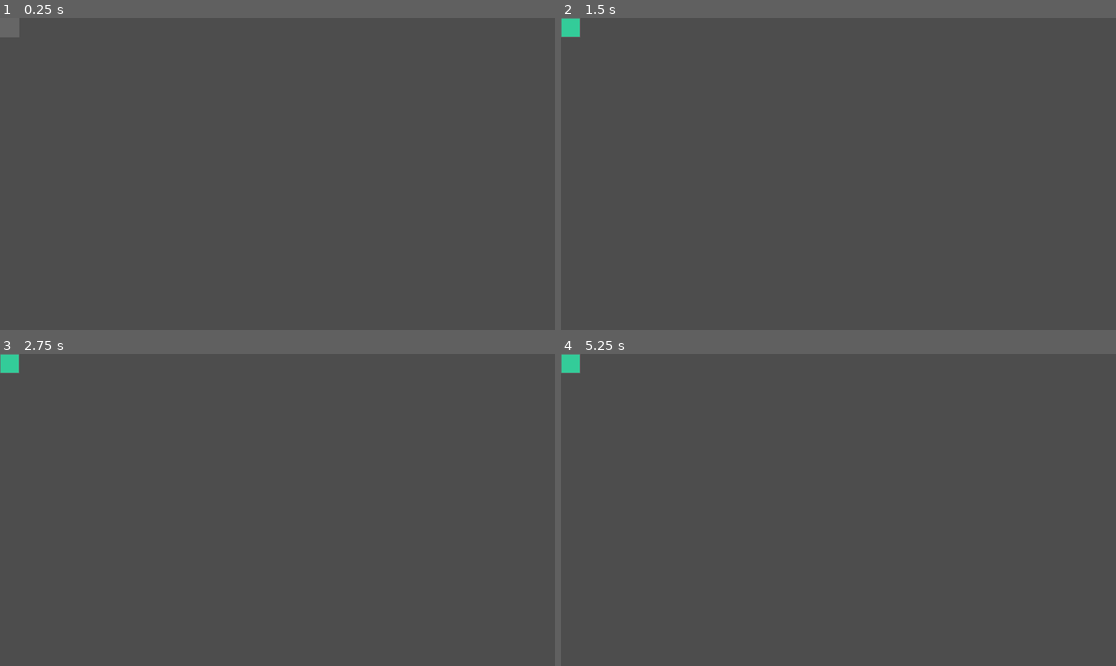
Above: before the commit, frames 1-4 (two rows, left to right).
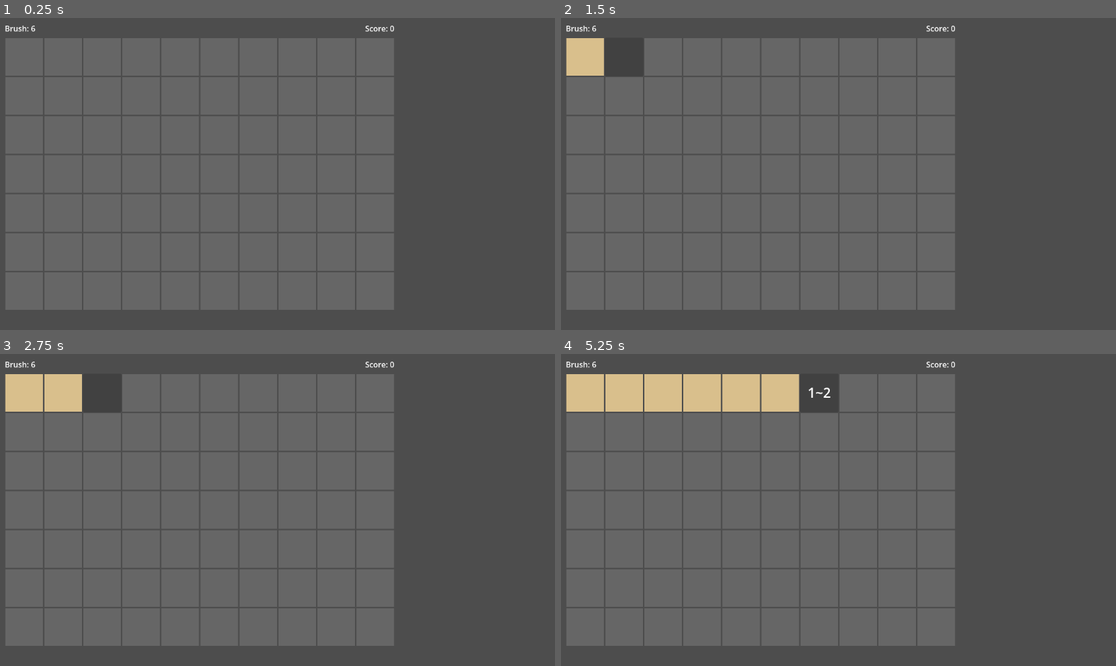
Above: after the commit, the same moments.

Repository: UtopiaRebels/Dodge-Game-Practice
Game: Godot game, scene res://scenes/grid.tscn
The game is run twice, just before and just after one commit, with the same random seed, the same clock (stepped at 60 frames per second) and the same inputs. Before the commit the project starts from res://scenes/cell.tscn.
Inputs (mouse positions are in pixels of both pictures, inside the frame that each line leads up to; where the layout moved, square brackets give the same spot in the first picture):
- Up to frame 1 (0.25 s): no input
- Up to frame 2 (1.5 s): click (583, 55) [572, 27] at 0.5 s; click (622, 55) at 1.27 s
- Up to frame 3 (2.75 s): click (99, 391) at 2.02 s
- Up to frame 4 (5.25 s): click (699, 391) at 2.77 s; click (738, 391) at 3.52 s; click (777, 391) at 4.27 s; click (821, 391) at 5.02 s

The runs differ from the first frame. In frame 1, 56% of the frame differs, in the area x 0-72%, y 0-94%; in frame 2, 55%; in frame 3, 55%; in frame 4, 55%.

Commit message:
Add grid and basic game mechanism

Diff:
--- a/project.godot
+++ b/project.godot
@@ -11,7 +11,7 @@
 [application]
 
 config/name="dodge"
-run/main_scene="uid://u26er6ya5hgx"
+run/main_scene="uid://bq4r7yx2mn1k"
 config/features=PackedStringArray("4.6", "Forward Plus")
 config/icon="res://icon.svg"
 
--- a/scenes/cell.tscn
+++ b/scenes/cell.tscn
@@ -3,9 +3,9 @@
 [ext_resource type="Script" uid="uid://lgnnsi0vcee1" path="res://scripts/cell.gd" id="1_upbjj"]
 
 [node name="Cell" type="Button" unique_id=2141273456]
-custom_minimum_size = Vector2(40, 40)
-offset_right = 8.0
-offset_bottom = 8.0
+custom_minimum_size = Vector2(80, 80)
+offset_right = 64.0
+offset_bottom = 64.0
 script = ExtResource("1_upbjj")
 
 [node name="Label" type="Label" parent="." unique_id=436335679]
@@ -15,5 +15,6 @@
 anchor_bottom = 1.0
 grow_horizontal = 2
 grow_vertical = 2
+theme_override_font_sizes/font_size = 28
 horizontal_alignment = 1
 vertical_alignment = 1
--- /dev/null
+++ b/scenes/grid.tscn
@@ -0,0 +1,36 @@
+[gd_scene format=3 uid="uid://bq4r7yx2mn1k"]
+
+[ext_resource type="Script" uid="uid://c2gg2dnrp7xmw" path="res://scripts/grid.gd" id="1_grid"]
+
+[node name="Grid" type="Node2D" unique_id=1340221897]
+script = ExtResource("1_grid")
+
+[node name="VBoxContainer" type="VBoxContainer" parent="." unique_id=847719380]
+offset_left = 10.0
+offset_top = 10.0
+offset_right = 660.0
+offset_bottom = 530.0
+theme_override_constants/separation = 8
+
+[node name="UI" type="HBoxContainer" parent="VBoxContainer" unique_id=1793725823]
+layout_mode = 2
+theme_override_constants/separation = 12
+
+[node name="BrushLabel" type="Label" parent="VBoxContainer/UI" unique_id=201188529]
+layout_mode = 2
+text = "Brush: 4"
+
+[node name="Spacer" type="Control" parent="VBoxContainer/UI" unique_id=455625020]
+custom_minimum_size = Vector2(20, 0)
+layout_mode = 2
+size_flags_horizontal = 3
+
+[node name="ScoreLabel" type="Label" parent="VBoxContainer/UI" unique_id=1802777729]
+layout_mode = 2
+text = "Score: 0"
+
+[node name="GridContainer" type="GridContainer" parent="VBoxContainer" unique_id=221315885]
+layout_mode = 2
+theme_override_constants/h_separation = 1
+theme_override_constants/v_separation = 1
+columns = 10
--- a/scripts/cell.gd
+++ b/scripts/cell.gd
@@ -1,16 +1,35 @@
 extends Button
 
+# 文物稀有度
+enum ArtifactRarity { NONE = 0, COMMON = 1, FINE = 2, RARE = 3, LEGENDARY = 4 }
+
 # 格子状态
-var is_mine: bool = false
+var is_artifact: bool = false
+var artifact_rarity: ArtifactRarity = ArtifactRarity.NONE
 var is_revealed: bool = false
-var is_flagged: bool = false
-var adjacent_mines: int = 0
+var is_damaged: bool = false
 
-# 颜色常量（占位用）
-const COLOR_HIDDEN   = Color(0.4, 0.4, 0.4)  # 灰色：未翻开
-const COLOR_REVEALED = Color(0.2, 0.8, 0.6)  # 白色：已翻开
-const COLOR_MINE     = Color(1.0, 0.2, 0.2)  # 红色：地雷
-const COLOR_FLAG     = Color(1.0, 0.8, 0.2)  # 黄色：旗子
+# 模糊数字：精确时 min == max，模糊时 min < max
+var number_min: int = 0
+var number_max: int = 0
+
+# 信号：交由父节点（Grid）处理资源逻辑
+signal requested_dig(cell)
+signal requested_brush(cell)
+
+# 颜色常量
+const COLOR_HIDDEN   = Color(0.4, 0.4, 0.4)     # 灰：未挖开
+const COLOR_REVEALED = Color(0.85, 0.75, 0.55)   # 沙色：已挖开（空地/数字）
+const COLOR_ARTIFACT = Color(0.2, 0.7, 0.4)      # 绿：完整文物
+const COLOR_DAMAGED  = Color(0.7, 0.3, 0.2)      # 红褐：损坏文物
+
+# 稀有度对应的 emoji
+const RARITY_EMOJI = {
+	ArtifactRarity.COMMON:    "🏺",
+	ArtifactRarity.FINE:      "💎",
+	ArtifactRarity.RARE:      "⭐",
+	ArtifactRarity.LEGENDARY: "👑",
+}
 
 @onready var label = $Label
 
@@ -20,34 +39,56 @@
 	update_visuals()
 
 func _gui_input(event):
-	if event is InputEventMouseButton:
-		if event.button_index == MOUSE_BUTTON_RIGHT and event.pressed:
+	if event is InputEventMouseButton and event.pressed:
+		if event.button_index == MOUSE_BUTTON_RIGHT:
 			if is_revealed:
 				return
-			is_flagged = !is_flagged
-			update_visuals()
+			# 右键：请求 Brush，由 Grid 检查资源后决定是否执行
+			requested_brush.emit(self)
 
 func _on_left_click():
-	if is_flagged or is_revealed:
+	if is_revealed:
+		return
+	# 左键：请求普通挖掘
+	requested_dig.emit(self)
+
+# 由 Grid 调用：执行普通挖掘（损坏文物）
+func do_dig():
+	if is_revealed:
 		return
 	is_revealed = true
+	if is_artifact:
+		is_damaged = true
 	update_visuals()
 
+# 由 Grid 调用：执行 Brush（保护文物）
+func do_brush():
+	if is_revealed:
+		return
+	is_revealed = true
+	# is_damaged 保持 false，文物完整
+	update_visuals()
+
+# 返回显示用的数字字符串
+func get_number_text() -> String:
+	if number_min == 0 and number_max == 0:
+		return ""
+	if number_min == number_max:
+		return str(number_min)
+	return str(number_min) + "~" + str(number_max)
+
 func update_visuals():
-	if is_flagged:
-		label.text = "🚩"
-		add_theme_stylebox_override("normal", make_stylebox(COLOR_FLAG))
-	elif not is_revealed:
+	if not is_revealed:
 		label.text = ""
 		add_theme_stylebox_override("normal", make_stylebox(COLOR_HIDDEN))
-	elif is_mine:
-		label.text = "💣"
-		add_theme_stylebox_override("normal", make_stylebox(COLOR_MINE))
+	elif is_artifact:
+		label.text = RARITY_EMOJI[artifact_rarity]
+		var color = COLOR_ARTIFACT if not is_damaged else COLOR_DAMAGED
+		add_theme_stylebox_override("normal", make_stylebox(color))
 	else:
-		label.text = str(adjacent_mines) if adjacent_mines > 0 else ""
+		label.text = get_number_text()
 		add_theme_stylebox_override("normal", make_stylebox(COLOR_REVEALED))
 
-# 创建纯色背景的辅助函数
 func make_stylebox(color: Color) -> StyleBoxFlat:
 	var sb = StyleBoxFlat.new()
 	sb.bg_color = color
@@ -55,5 +96,5 @@
 	sb.border_width_top = 1
 	sb.border_width_right = 1
 	sb.border_width_bottom = 1
-	sb.border_color = Color(0.4, 0.4, 0.4)
+	sb.border_color = Color(0.3, 0.3, 0.3)
 	return sb
--- /dev/null
+++ b/scripts/grid.gd
@@ -0,0 +1,266 @@
+extends Node2D
+
+# 地图参数
+const COLS = 10
+const ROWS = 7
+const ARTIFACT_COUNT = 8
+const BRUSH_INITIAL = 6
+
+# 各稀有度的分数（完整 / 损坏）
+const SCORE_INTACT  = { 1: 10,  2: 30,  3: 100, 4: 300 }
+const SCORE_DAMAGED = { 1:  5,  2: 15,  3:  50, 4: 150 }
+
+const CellScene = preload("res://scenes/cell.tscn")
+
+var cells: Array = []         # cells[row][col] -> Cell
+var cell_pos: Dictionary = {} # Cell -> Vector2i(row, col)
+var brush_count: int = BRUSH_INITIAL
+var score: int = 0
+var map_generated: bool = false  # 第一次点击前地图尚未生成
+
+@onready var grid_container = $VBoxContainer/GridContainer
+@onready var brush_label    = $VBoxContainer/UI/BrushLabel
+@onready var score_label    = $VBoxContainer/UI/ScoreLabel
+
+func _ready():
+	generate_grid()
+	update_ui()
+
+# -------------------------------------------------------
+# 地图生成
+# -------------------------------------------------------
+
+func generate_grid():
+	# 只创建格子和连接信号，文物等第一次点击后再生成
+	cells = []
+	for row in ROWS:
+		cells.append([])
+		for col in COLS:
+			var cell = CellScene.instantiate()
+			grid_container.add_child(cell)
+			cells[row].append(cell)
+			cell_pos[cell] = Vector2i(row, col)
+			cell.requested_dig.connect(_on_cell_requested_dig)
+			cell.requested_brush.connect(_on_cell_requested_brush)
+
+func generate_map_avoiding(excluded_cell):
+	# 第一次点击时调用，排除点击格子后生成文物和数字
+	map_generated = true
+	var excluded_pos = cell_pos[excluded_cell]
+	var excluded_idx = excluded_pos.x * COLS + excluded_pos.y
+	place_artifacts(excluded_idx)
+	calculate_numbers()
+
+func place_artifacts(excluded_idx: int):
+	# 排除：四个角落 + 第一次点击的格子
+	var corners = [0, COLS - 1, (ROWS - 1) * COLS, ROWS * COLS - 1]
+
+	# 非角落且非第一次点击的位置供 rare / legendary 使用
+	var non_corner: Array = []
+	for p in range(COLS * ROWS):
+		if p not in corners and p != excluded_idx:
+			non_corner.append(p)
+	non_corner.shuffle()
+
+	var rare_idx      = non_corner[0]
+	var legendary_idx = non_corner[1]
+
+	# 剩余位置供 common / fine 使用（排除第一次点击的格子）
+	var remaining: Array = []
+	for p in range(COLS * ROWS):
+		if p != rare_idx and p != legendary_idx and p != excluded_idx:
+			remaining.append(p)
+	remaining.shuffle()
+
+	# 放置 rare 和 legendary
+	cells[rare_idx / COLS][rare_idx % COLS].is_artifact     = true
+	cells[rare_idx / COLS][rare_idx % COLS].artifact_rarity = 3
+	cells[legendary_idx / COLS][legendary_idx % COLS].is_artifact     = true
+	cells[legendary_idx / COLS][legendary_idx % COLS].artifact_rarity = 4
+
+	# 放置 4 个 common 和 2 个 fine
+	var common_fine = [1, 1, 1, 1, 2, 2]
+	common_fine.shuffle()
+	for i in 6:
+		var idx = remaining[i]
+		cells[idx / COLS][idx % COLS].is_artifact     = true
+		cells[idx / COLS][idx % COLS].artifact_rarity = common_fine[i]
+
+func calculate_numbers():
+	for row in ROWS:
+		for col in COLS:
+			var cell = cells[row][col]
+			if cell.is_artifact:
+				continue
+			var exact      = count_adjacent_artifacts(row, col)
+			var max_rarity = get_max_adjacent_rarity(row, col)
+			var range      = get_fuzzy_range(exact, max_rarity)
+			cell.number_min = range.x
+			cell.number_max = range.y
+
+func count_adjacent_artifacts(row: int, col: int) -> int:
+	var count = 0
+	for dr in [-1, 0, 1]:
+		for dc in [-1, 0, 1]:
+			if dr == 0 and dc == 0:
+				continue
+			var r = row + dr
+			var c = col + dc
+			if r >= 0 and r < ROWS and c >= 0 and c < COLS:
+				if cells[r][c].is_artifact:
+					count += 1
+	return count
+
+func get_max_adjacent_rarity(row: int, col: int) -> int:
+	var max_rarity = 0
+	for dr in [-1, 0, 1]:
+		for dc in [-1, 0, 1]:
+			if dr == 0 and dc == 0:
+				continue
+			var r = row + dr
+			var c = col + dc
+			if r >= 0 and r < ROWS and c >= 0 and c < COLS:
+				if cells[r][c].is_artifact:
+					max_rarity = max(max_rarity, cells[r][c].artifact_rarity)
+	return max_rarity
+
+func get_fuzzy_range(exact: int, max_rarity: int) -> Vector2i:
+	# 没有相邻文物时永远精确
+	if exact == 0:
+		return Vector2i(0, 0)
+
+	var fuzz_chance := 0.0
+	var width       := 0
+
+	match max_rarity:
+		1:  # COMMON：40% 模糊，范围差固定为 1
+			fuzz_chance = 0.4
+			width = 1
+		2:  # FINE：55% 模糊，范围差固定为 1
+			fuzz_chance = 0.55
+			width = 1
+		3:  # RARE：70% 模糊，范围差 1 或 2 各半
+			fuzz_chance = 0.7
+			width = 1 if randf() < 0.5 else 2
+		4:  # LEGENDARY：90% 模糊，范围差多为 2，极少为 3
+			fuzz_chance = 0.9
+			width = 3 if randf() < 0.1 else 2
+
+	# 不触发模糊时返回精确值
+	if randf() >= fuzz_chance:
+		return Vector2i(exact, exact)
+
+	# 非对称偏移：exact 随机落在范围内的任意位置
+	var lower   = randi_range(0, width)
+	var upper   = width - lower
+	var range_min = max(0, exact - lower)
+	var range_max = min(8, exact + upper)
+	# 模糊范围触及 0 时整体上移 1（避免误判为空格，同时保留范围宽度）
+	if range_min == 0 and range_max > 0:
+		range_min = 1
+		range_max = min(8, range_max + 1)
+	return Vector2i(range_min, range_max)
+
+# -------------------------------------------------------
+# 信号处理
+# -------------------------------------------------------
+
+func _on_cell_requested_dig(cell):
+	if not map_generated:
+		generate_map_avoiding(cell)
+	cell.do_dig()
+	if cell.is_artifact:
+		score += SCORE_DAMAGED[cell.artifact_rarity]
+	if cell.is_damaged:
+		reduce_neighbor_fuzz(cell)
+	update_ui()
+	check_game_over()
+
+func _on_cell_requested_brush(cell):
+	if not map_generated:
+		generate_map_avoiding(cell)
+	if brush_count <= 0:
+		return
+	brush_count -= 1
+	cell.do_brush()
+	if cell.is_artifact:
+		score += SCORE_INTACT[cell.artifact_rarity]
+	update_ui()
+	check_game_over()
+
+# -------------------------------------------------------
+# 损坏文物 → 周围数字变精确
+# -------------------------------------------------------
+
+func reduce_neighbor_fuzz(damaged_cell):
+	var pos = cell_pos[damaged_cell]
+	var row = pos.x
+	var col = pos.y
+	for dr in [-1, 0, 1]:
+		for dc in [-1, 0, 1]:
+			if dr == 0 and dc == 0:
+				continue
+			var r = row + dr
+			var c = col + dc
+			if r >= 0 and r < ROWS and c >= 0 and c < COLS:
+				var neighbor = cells[r][c]
+				if neighbor.is_artifact:
+					continue
+				var exact         = count_adjacent_artifacts(r, c)
+				var current_width = neighbor.number_max - neighbor.number_min
+				# 已精确或范围差为1时直接变精确
+				if current_width <= 1:
+					neighbor.number_min = exact
+					neighbor.number_max = exact
+				else:
+					# 范围差减1，exact 仍保持在范围内
+					var new_width = current_width - 1
+					var max_lower = min(new_width, exact)
+					var lower     = randi_range(0, max_lower)
+					var upper     = new_width - lower
+					neighbor.number_min = exact - lower
+					neighbor.number_max = exact + upper
+					# 边界修正：下限至少为 1，上限至多为 8
+					if neighbor.number_min < 1:
+						neighbor.number_max += (1 - neighbor.number_min)
+						neighbor.number_min = 1
+					if neighbor.number_max > 8:
+						neighbor.number_min -= (neighbor.number_max - 8)
+						neighbor.number_max = 8
+				if neighbor.is_revealed:
+					neighbor.update_visuals()
+
+# -------------------------------------------------------
+# 游戏结束判断
+# -------------------------------------------------------
+
+func check_game_over():
+	# 所有文物都翻开了就结束
+	for row in ROWS:
+		for col in COLS:
+			var cell = cells[row][col]
+			if cell.is_artifact and not cell.is_revealed:
+				return
+	end_game()
+
+func end_game():
+	# 自动翻开剩余非文物格子
+	for row in ROWS:
+		for col in COLS:
+			var cell = cells[row][col]
+			if not cell.is_revealed:
+				cell.is_revealed = true
+				cell.update_visuals()
+	# 禁用所有格子，防止继续点击
+	for row in ROWS:
+		for col in COLS:
+			cells[row][col].disabled = true
+	score_label.text = "Final: " + str(score)
+
+# -------------------------------------------------------
+# UI
+# -------------------------------------------------------
+
+func update_ui():
+	brush_label.text = "Brush: " + str(brush_count)
+	score_label.text  = "Score: "  + str(score)
Not shown, added: scripts/grid.gd.uid
